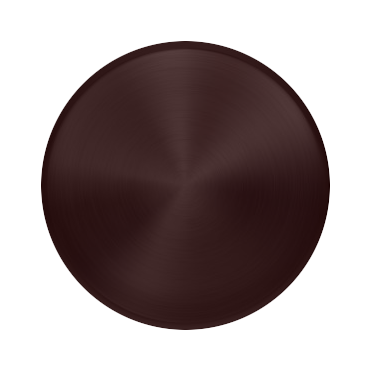
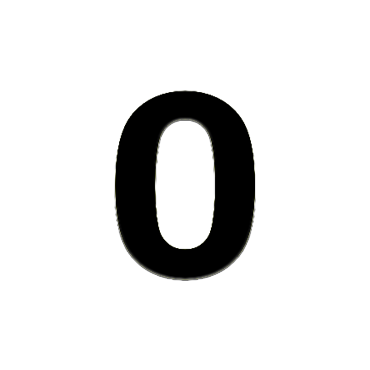
Before/after of a (370, 370) layered artwork. What changed in the layer stack:
added layer "Layer 10" above "Layer 8" over [115, 90, 255, 280]
hid "Disabled button" over [41, 41, 330, 330]
